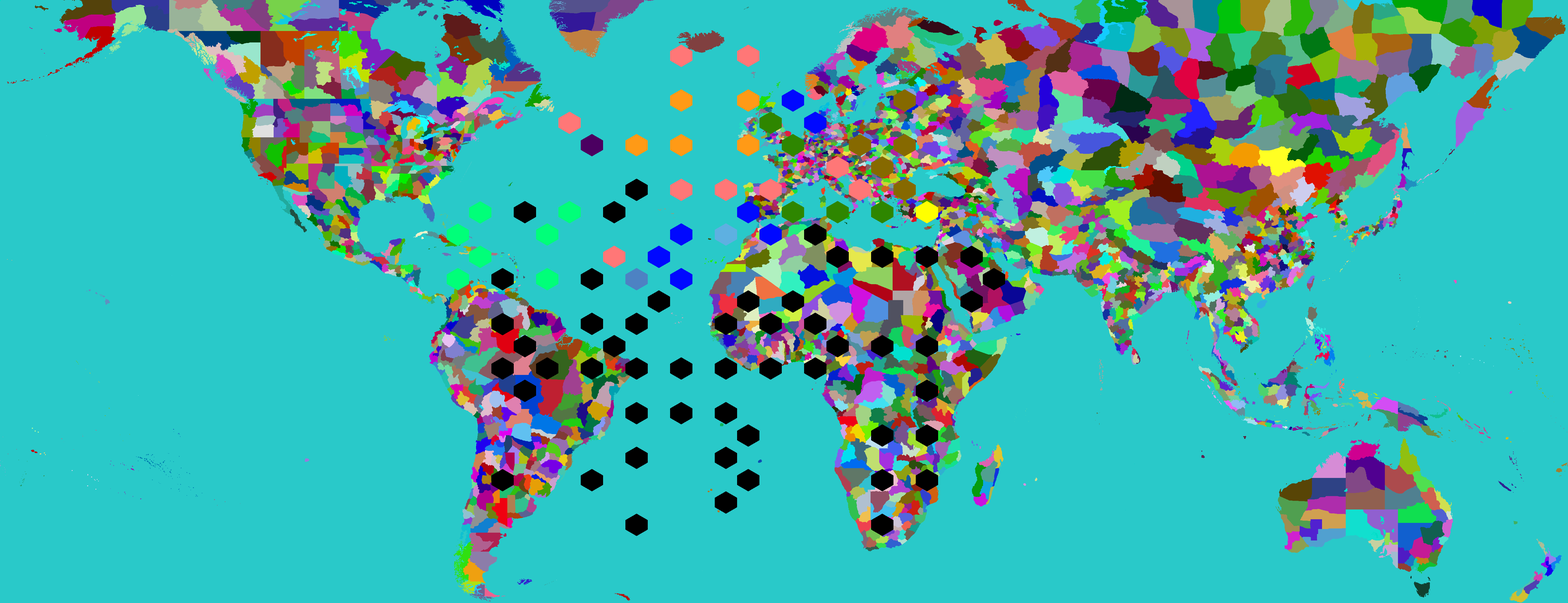
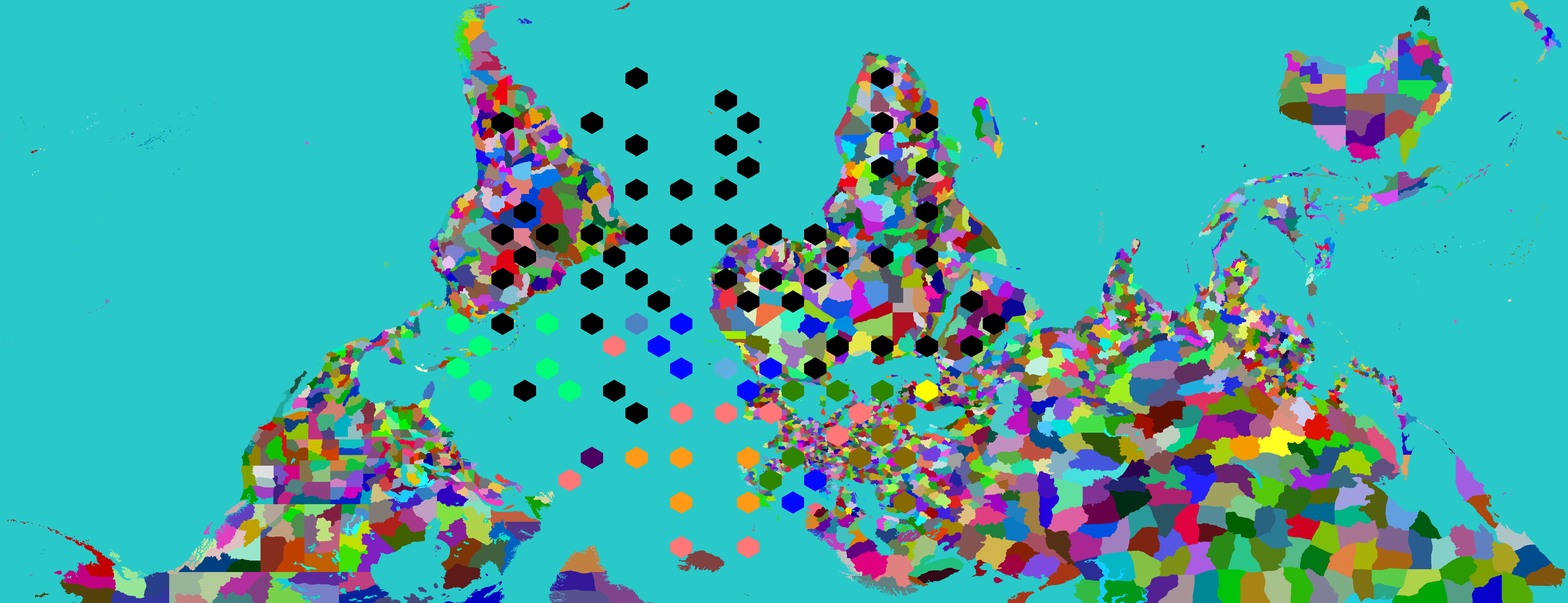
Layer changes from the first (1568, 603) image to the second:
painted on "Test" over [446, 44, 1006, 559]
painted on "Provinces" over [0, 0, 1568, 603]
